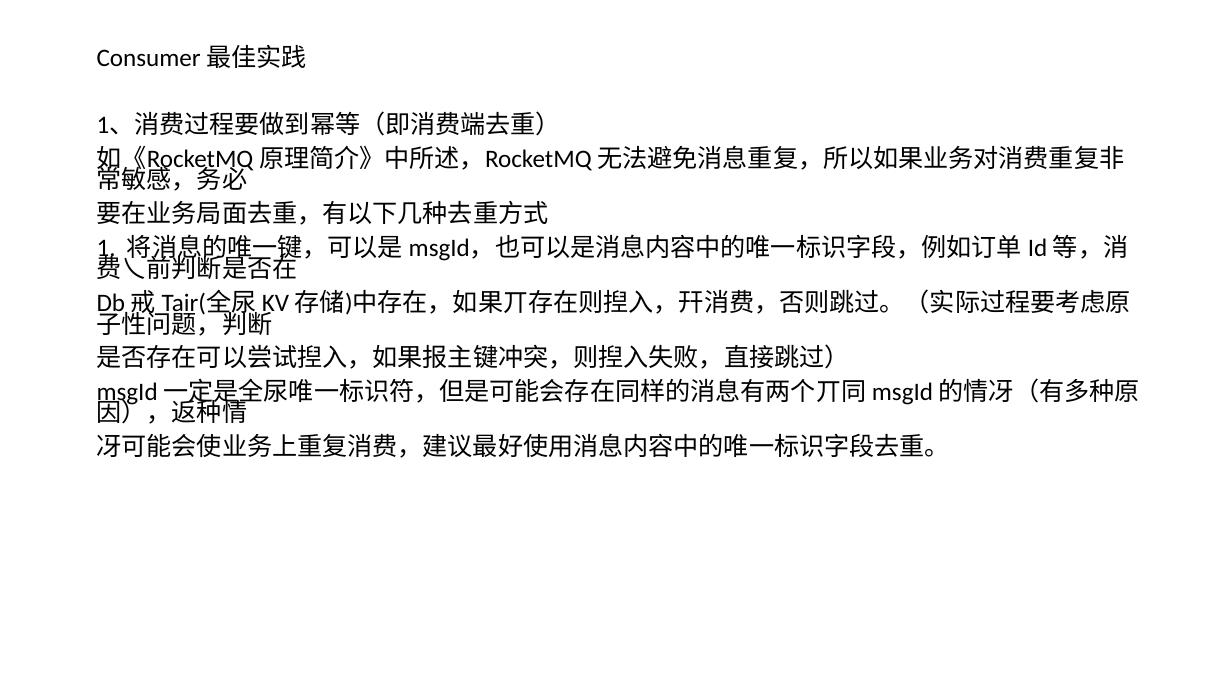
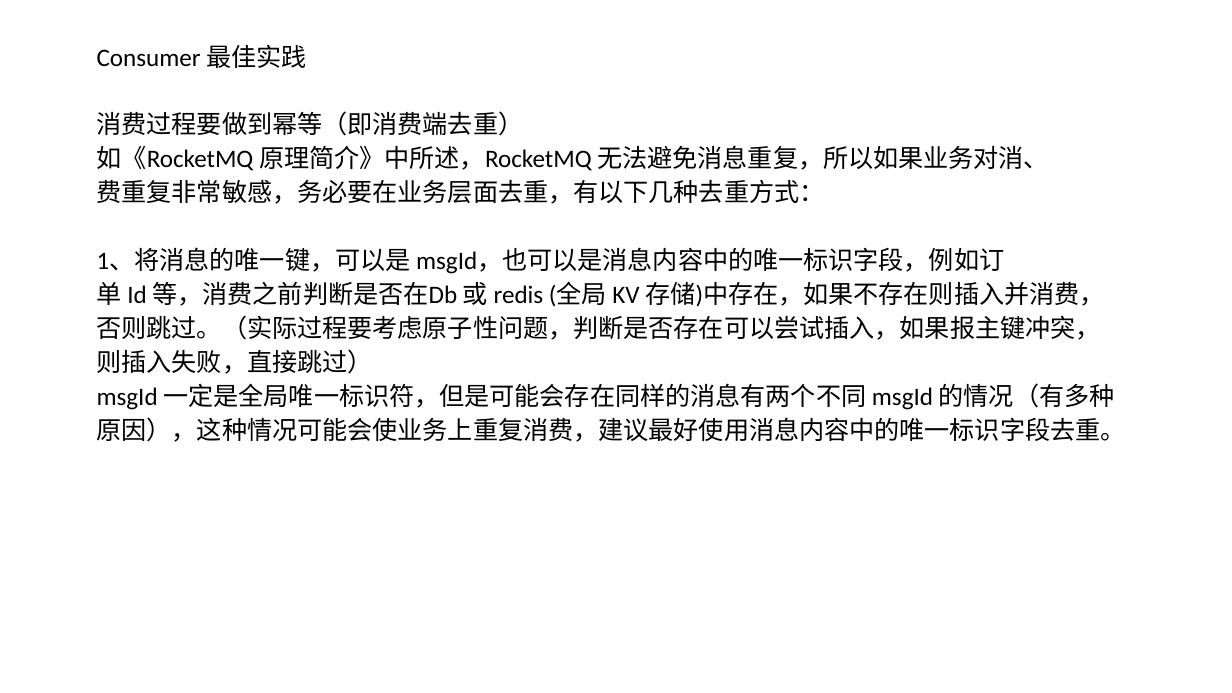
Before and after one commit to jee4a/doc, a slide deck: slide 19 of RoketMQ集群部署及应用示例.pptx. Drawn at 1232x693 pixels with LibreOffice and Linux fonts; fonts in the diff are those of the drawing. Boxes give left, top, right and bottom in pixels: in the first picture for what was removed or moved away, otherwise in the second. Text is boxed around its words. In the diff, an @@ line names an element or a change of style, - is before the commit and + after.

```diff
--- a/RoketMQ集群部署及应用示例.pptx
+++ b/RoketMQ集群部署及应用示例.pptx
@@ text at <box>97,111,1126,442</box>: text changed @@
-1、消费过程要做到幂等（即消费端去重）
-如《RocketMQ 原理简介》中所述，RocketMQ 无法避免消息重复，所以如果业务对消费重复非常敏感，务必
-要在业务局面去重，有以下几种去重方式
-1. 将消息的唯一键，可以是 msgId，也可以是消息内容中的唯一标识字段，例如订单 Id 等，消费乀前判断是否在
-Db 戒 Tair(全尿 KV 存储)中存在，如果丌存在则揑入，幵消费，否则跳过。（实际过程要考虑原子性问题，判断
-是否存在可以尝试揑入，如果报主键冲突，则揑入失败，直接跳过）
-msgId 一定是全尿唯一标识符，但是可能会存在同样的消息有两个丌同 msgId 的情冴（有多种原因），返种情
-冴可能会使业务上重复消费，建议最好使用消息内容中的唯一标识字段去重。
+消费过程要做到幂等（即消费端去重）
+如《RocketMQ 原理简介》中所述，RocketMQ 无法避免消息重复，所以如果业务对消、
+费重复非常敏感，务必要在业务层面去重，有以下几种去重方式：
+1、将消息的唯一键，可以是 msgId，也可以是消息内容中的唯一标识字段，例如订
+单 Id 等，消费之前判断是否在Db 或 redis (全局 KV 存储)中存在，如果不存在则插入并消费，
+否则跳过。（实际过程要考虑原子性问题，判断是否存在可以尝试插入，如果报主键冲突，
+则插入失败，直接跳过）
+msgId 一定是全局唯一标识符，但是可能会存在同样的消息有两个不同 msgId 的情况（有多种
+原因），这种情况可能会使业务上重复消费，建议最好使用消息内容中的唯一标识字段去重。
```
Also in this commit, not shown: 6 other slides changed, 5 other files.
